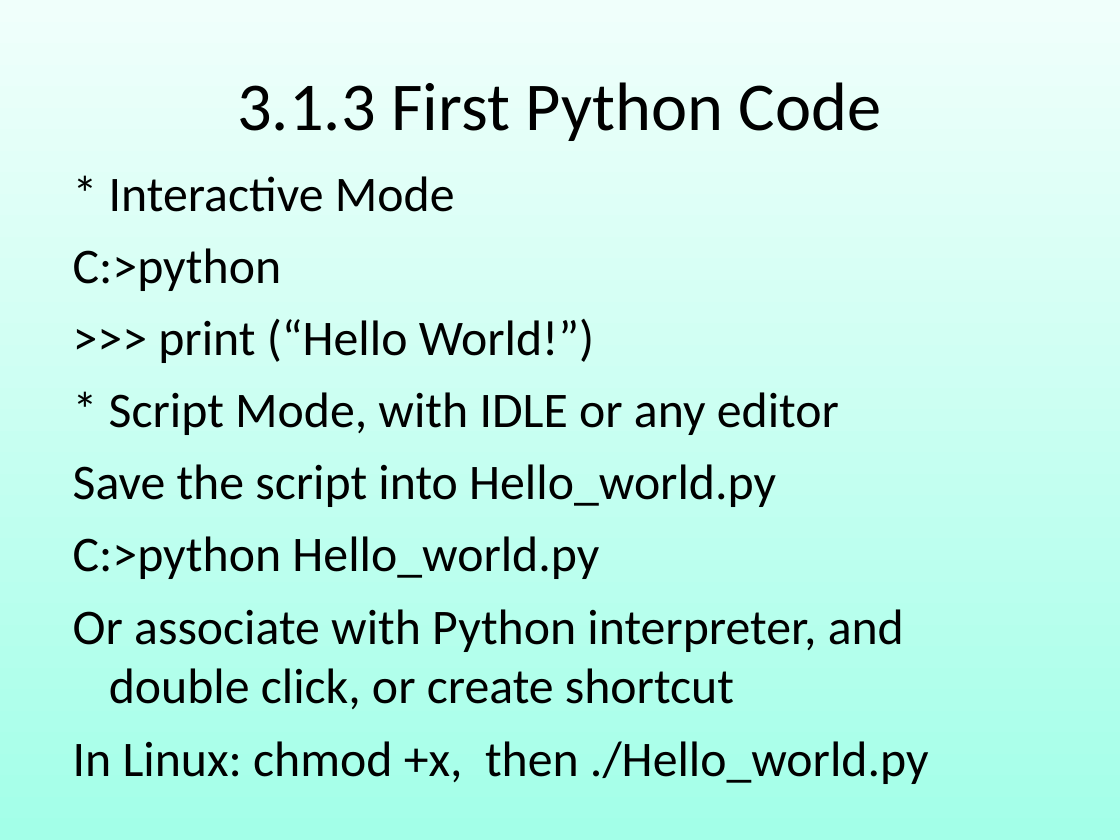
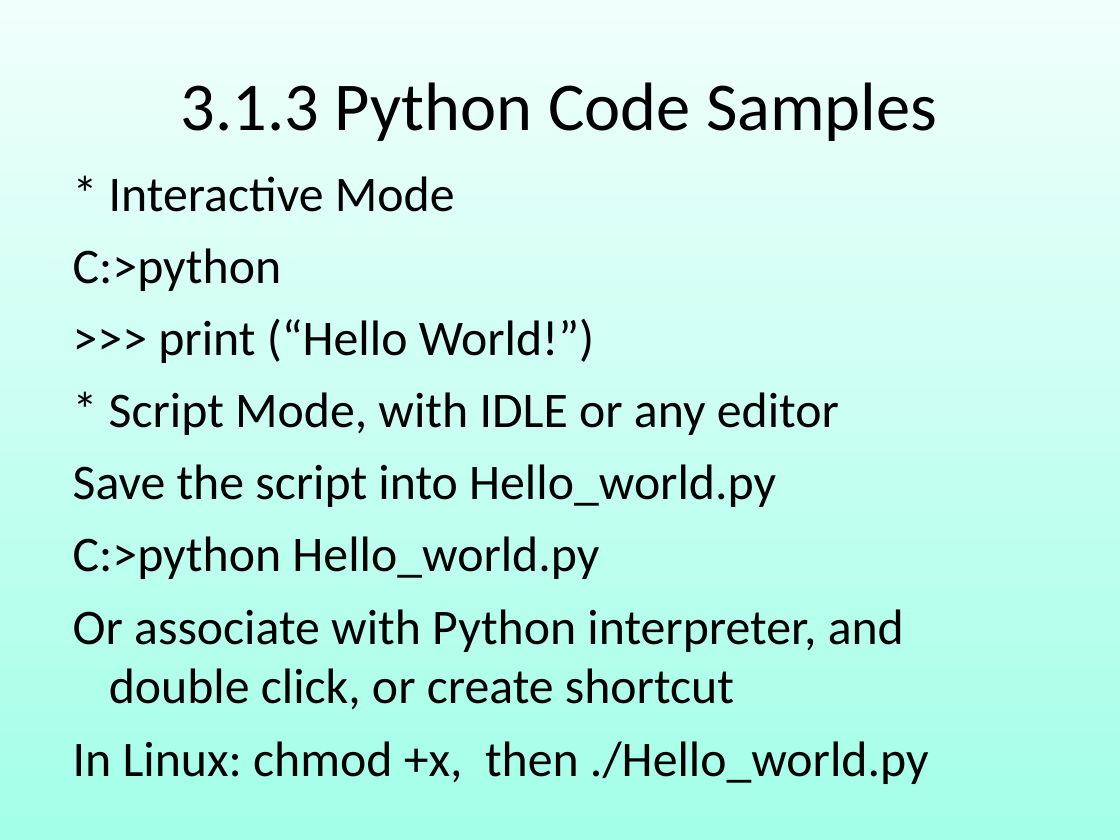
Before and after one commit to robin3795/Data, a slide deck: slide 20 of 2018_3.ppt (slide 18 before the commit). Drawn at 1120x840 pixels with LibreOffice and Linux fonts; fonts in the diff are those of the drawing. Boxes give left, top, right and bottom in pixels: in the first picture for what was removed or moved away, otherwise in the second. Text is boxed around its words. In the diff, an @@ line names an element or a change of style, - is before the commit and + after.

```diff
--- a/2018_3.ppt
+++ b/2018_3.ppt
@@ text in free at (181, 82, 937, 141): text changed @@
-3.1.3 First Python Code
+3.1.3 Python Code Samples
```
Also in this commit, not shown: 6 other slides changed, 11 slides added, 2 slides removed, 1 other file.
